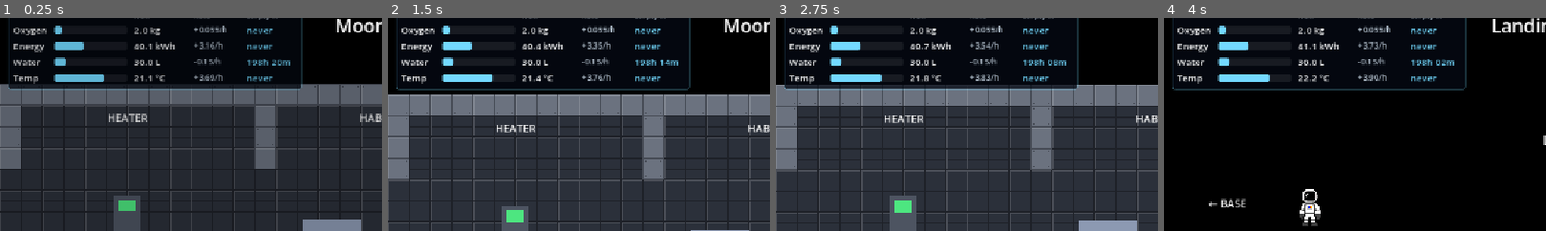
Above: before the commit, frames 1-4 (left to right).
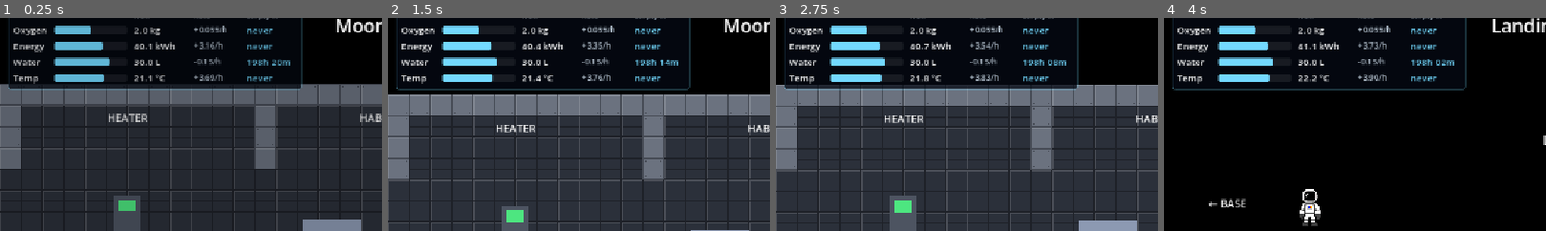
Above: after the commit, the same moments.

Repository: kushmdesai/72-Hours
Game: Godot game, scene res://scenes/main.tscn
Same seed, same stepped clock (60 frames per second), same inputs: the game is played once before the commit and once after it.
Inputs:
- Up to frame 1 (0.25 s): no input
- Up to frame 2 (1.5 s): hold E (interact) 0.53-1.28 s; hold D (move_right) from 0.53 s (still down); tap W (jump) at 0.77 s; tap E (interact) at 1.35 s
- Up to frame 3 (2.75 s): tap W (jump) at 1.52 s; release D (move_right) at 2.03 s; hold A (move_left) from 2.03 s (still down); hold E (interact) from 2.03 s (still down)
- Up to frame 4 (4 s): release A (move_left) at 2.78 s; release E (interact) at 2.78 s; hold D (move_right) from 2.78 s (still down); tap E (interact) at 2.85 s; tap W (jump) at 3.02, 3.77 s; hold E (interact) from 3.53 s (still down)
The pictures show only the part of the screen within x 0-50%, y 4-54%; the shares and areas given below are measured in that part.

The runs differ from the first frame. In frame 1, 1.0% of the frame differs, in the area x 15-29%, y 3-23%; in frame 2, 1.1%; in frame 3, 1.0%; in frame 4, 1.1%.

Commit message:
Match HUD bar ranges to the resource model's starting amounts
Oxygen 0-4 kg, energy 0-60 kWh (battery size), water 0-40 L, and the
placeholder values now start where the model does.

Co-Authored-By: Claude Opus 5.5 (1M context) <noreply@anthropic.com>

Diff:
--- a/scripts/hud.gd
+++ b/scripts/hud.gd
@@ -20,9 +20,9 @@
 ## Per resource: label, unit, bar range, and the floor that counts as "empty".
 ## Temperature is "empty" when it falls to the lowest safe limit, not zero.
 const CONFIG := {
-	"oxygen": {"label": "Oxygen", "unit": "kg", "min": 0.0, "max": 20.0, "floor": 0.0},
-	"energy": {"label": "Energy", "unit": "kWh", "min": 0.0, "max": 100.0, "floor": 0.0},
-	"water": {"label": "Water", "unit": "L", "min": 0.0, "max": 200.0, "floor": 0.0},
+	"oxygen": {"label": "Oxygen", "unit": "kg", "min": 0.0, "max": 4.0, "floor": 0.0},
+	"energy": {"label": "Energy", "unit": "kWh", "min": 0.0, "max": 60.0, "floor": 0.0},
+	"water": {"label": "Water", "unit": "L", "min": 0.0, "max": 40.0, "floor": 0.0},
 	"temperature": {"label": "Temp", "unit": "°C", "min": -20.0, "max": 40.0, "floor": 5.0},
 }
 
@@ -50,7 +50,7 @@
 	add_to_group("hud")
 	_build()
 	if demo:
-		_values = {"oxygen": 14.0, "energy": 60.0, "water": 150.0, "temperature": 21.0}
+		_values = {"oxygen": 2.0, "energy": 40.0, "water": 30.0, "temperature": 21.0}
 		_rates = {"oxygen": -0.035, "energy": -1.2, "water": -0.4, "temperature": -0.25}
 	_refresh()
 
